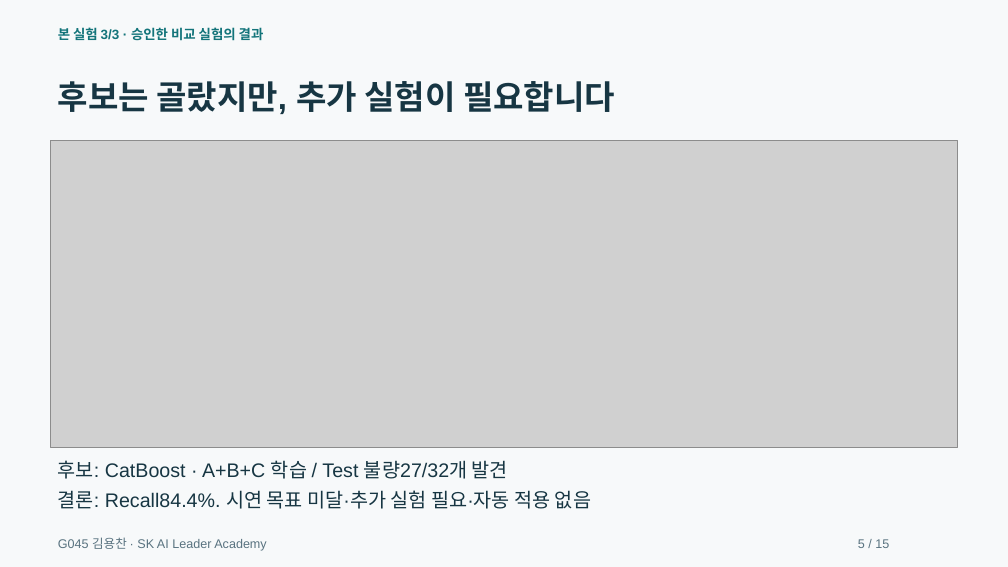
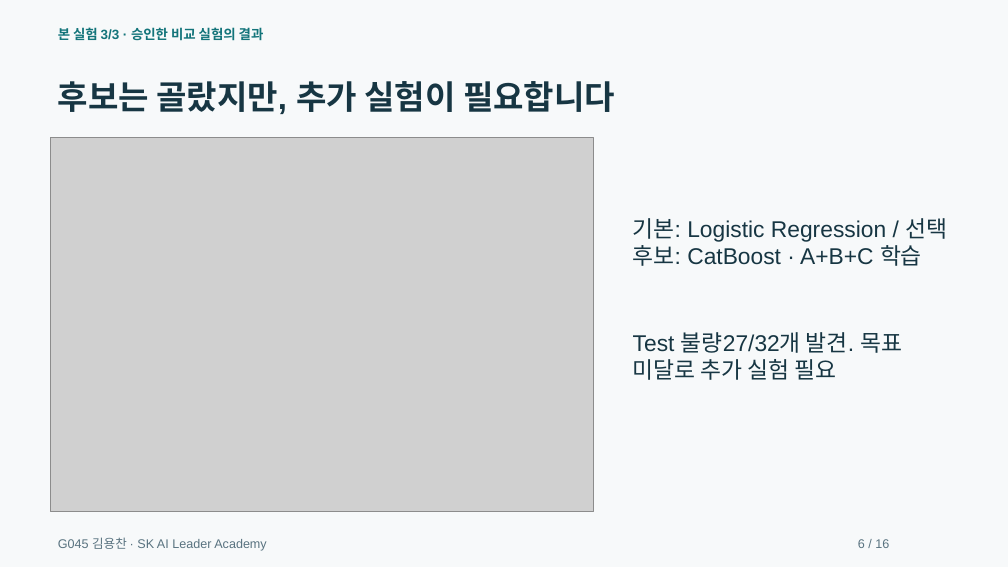
Before and after one commit to dragonchan95/Semiconductor-AI-Agent, a slide deck: slide 6 of docs/G045_Semiconductor_Agent.pptx (slide 5 before the commit). Drawn at 1008x567 pixels with LibreOffice and Linux fonts; fonts in the diff are those of the drawing; grey boxes stand for pictures. Boxes give left, top, right and bottom in pixels: in the first picture for what was removed or moved away, otherwise in the second. Text is boxed around its words. In the diff, an @@ line names an element or a change of style, - is before the commit and + after.

```diff
--- a/docs/G045_Semiconductor_Agent.pptx
+++ b/docs/G045_Semiconductor_Agent.pptx
@@ picture: place and size @@
-picture at bbox=[51, 140, 958, 447]
+picture at bbox=[51, 138, 594, 512]
@@ text at bbox=[633, 218, 947, 266]: text changed; size 18.8 to 21.8 pt @@
-후보: CatBoost · A+B+C 학습 / Test 불량27/32개 발견
+기본: Logistic Regression / 선택 후보: CatBoost · A+B+C 학습
@@ text at bbox=[633, 332, 903, 380]: text changed; size 18.8 to 21.8 pt @@
-결론: Recall84.4%. 시연 목표 미달·추가 실험 필요·자동 적용 없음
+Test 불량27/32개 발견. 목표 미달로 추가 실험 필요
```
Also in this commit, not shown: 13 other slides changed, 2 slides added, 1 slide removed, 29 other files.
